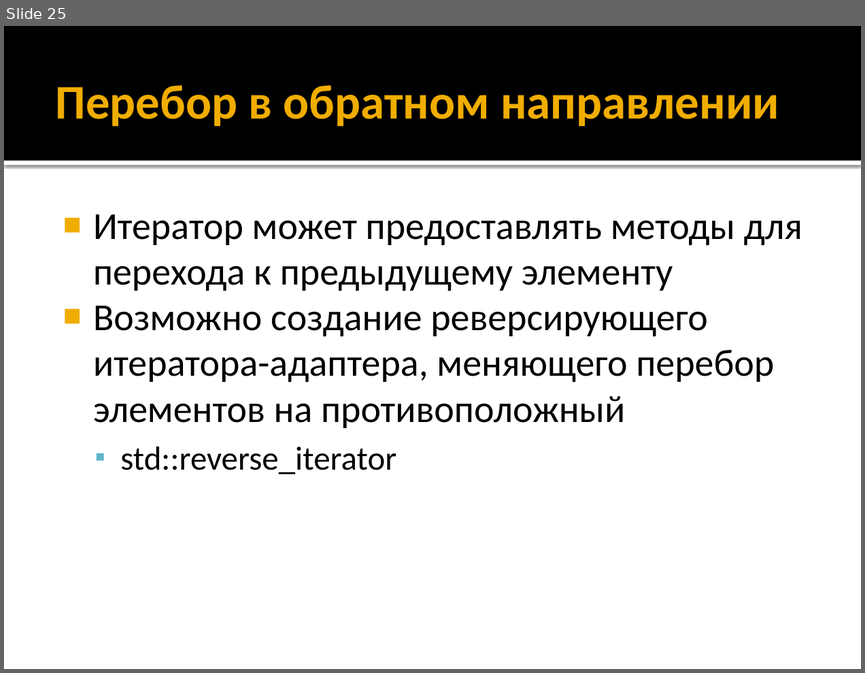
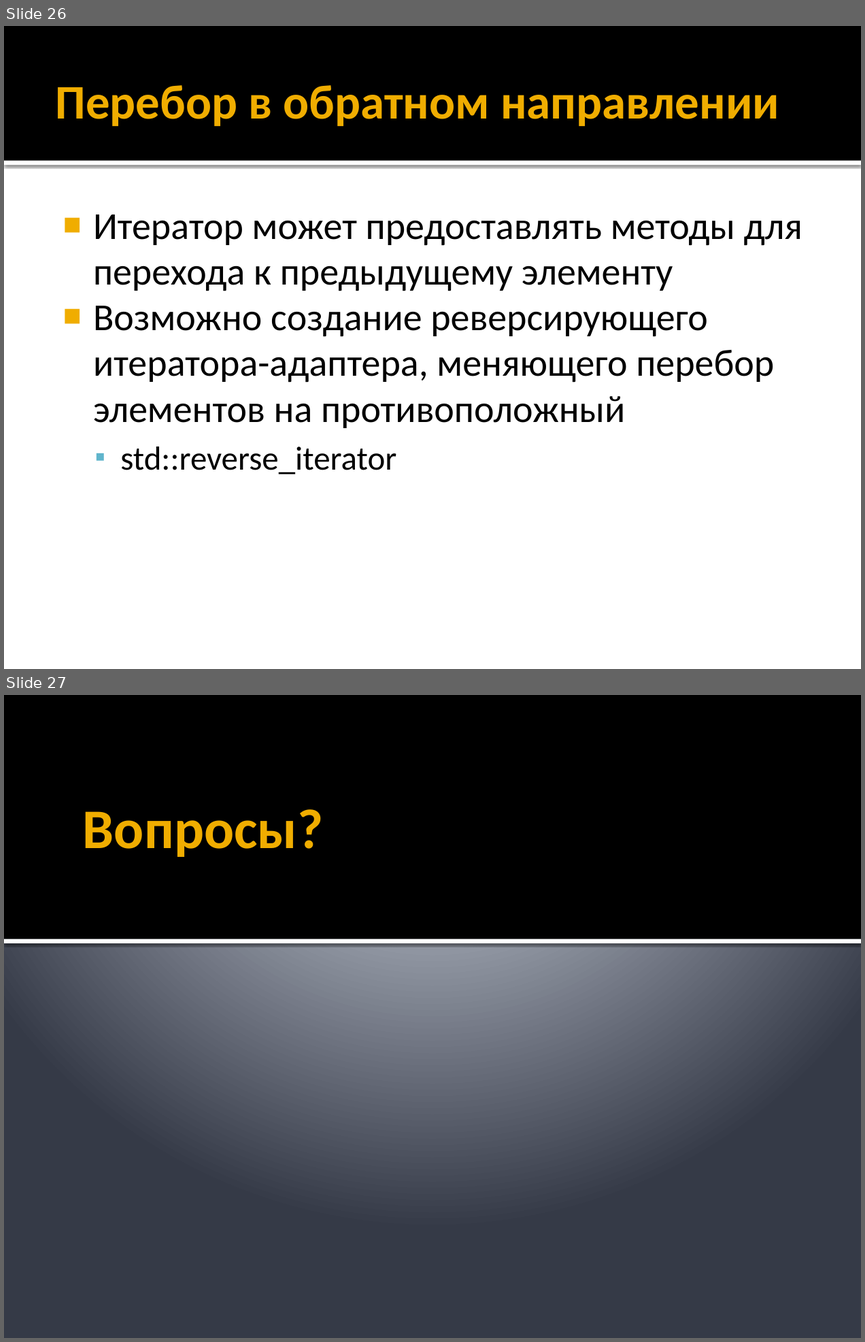
Before and after one commit to alexey-malov/ood, a slide deck: lectures/09.iterator/iterator.pptx. Shown one above the other, each under a label of ours: slide 25 before the commit, slides 26 and 27 after it. The pictures are 865x673 and 865x1342 pixels, drawn with LibreOffice and Linux fonts; fonts in the diff are those of the drawing. Boxes give left, top, right and bottom in pixels: in the first picture for what was removed or moved away, otherwise in the second. Text is boxed around its words. In the diff, an @@ line names an element or a change of style, - is before the commit and + after.

```diff
--- a/lectures/09.iterator/iterator.pptx
+++ b/lectures/09.iterator/iterator.pptx
@@ slide 27 added at (4,695,861,1338), background gradient #C1C5D3 to #BFC4D2 to #353B47 @@
@@ rectangle added at (4,695,861,939), fill #000000 @@
@@ title added at (83,809,324,857), 47 pt, text #F0AD00, bold @@
+Вопросы?
@@ rectangle added at (4,939,861,943), fill #FFFFFF @@
@@ what was slide 25 is now slide 26 @@
```
Also in this commit, not shown: 5 slides changed, 2 other slides added, 1 slide removed, 1 other file.
